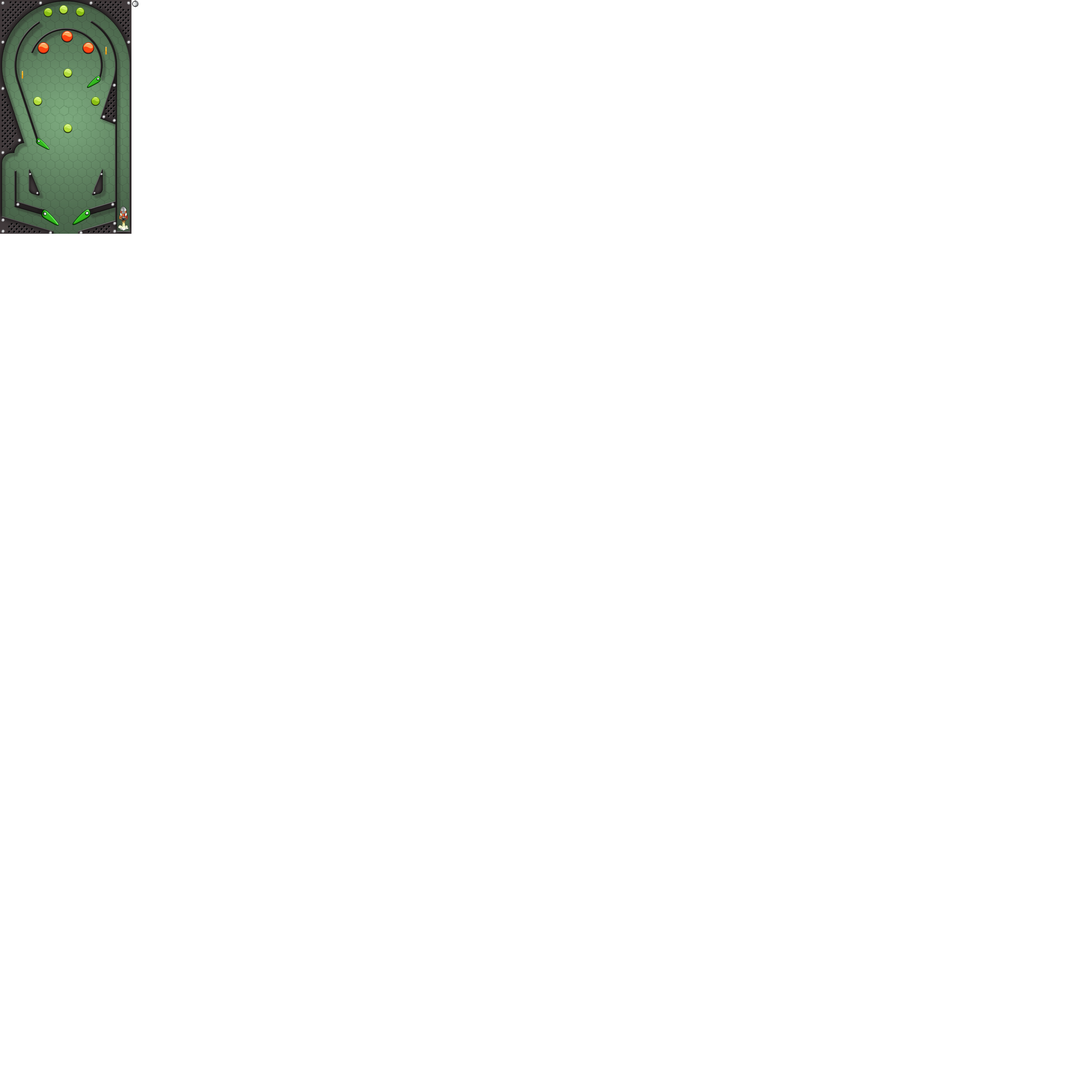
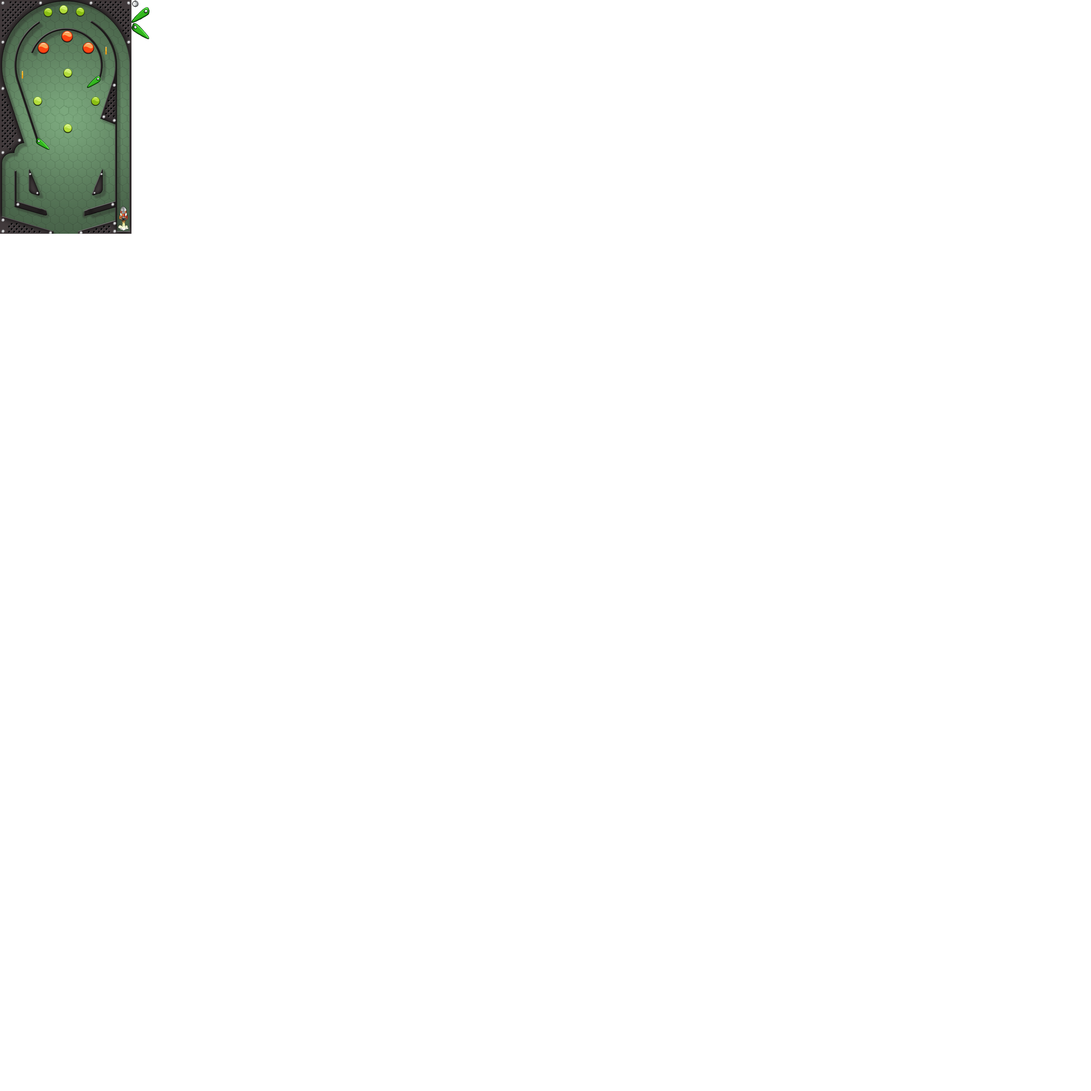
Two versions of the same layered image (1091×1091). Layer-by-layer changes:
added layer "paleta1" above "paleta2" over [131, 7, 150, 23]
added layer "paleta2" above "Escena" over [131, 22, 150, 40]
renamed "Capa 3" to "Escena", painted on it over [41, 208, 92, 226]
